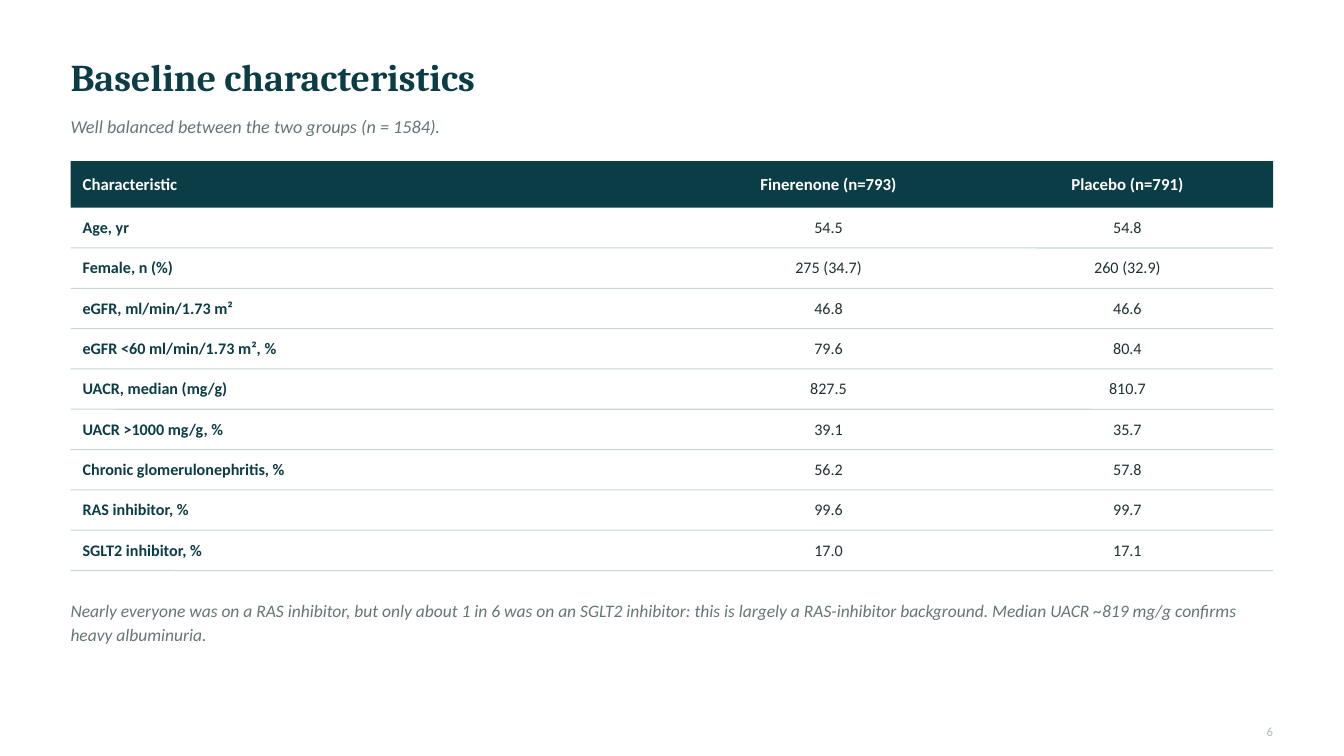
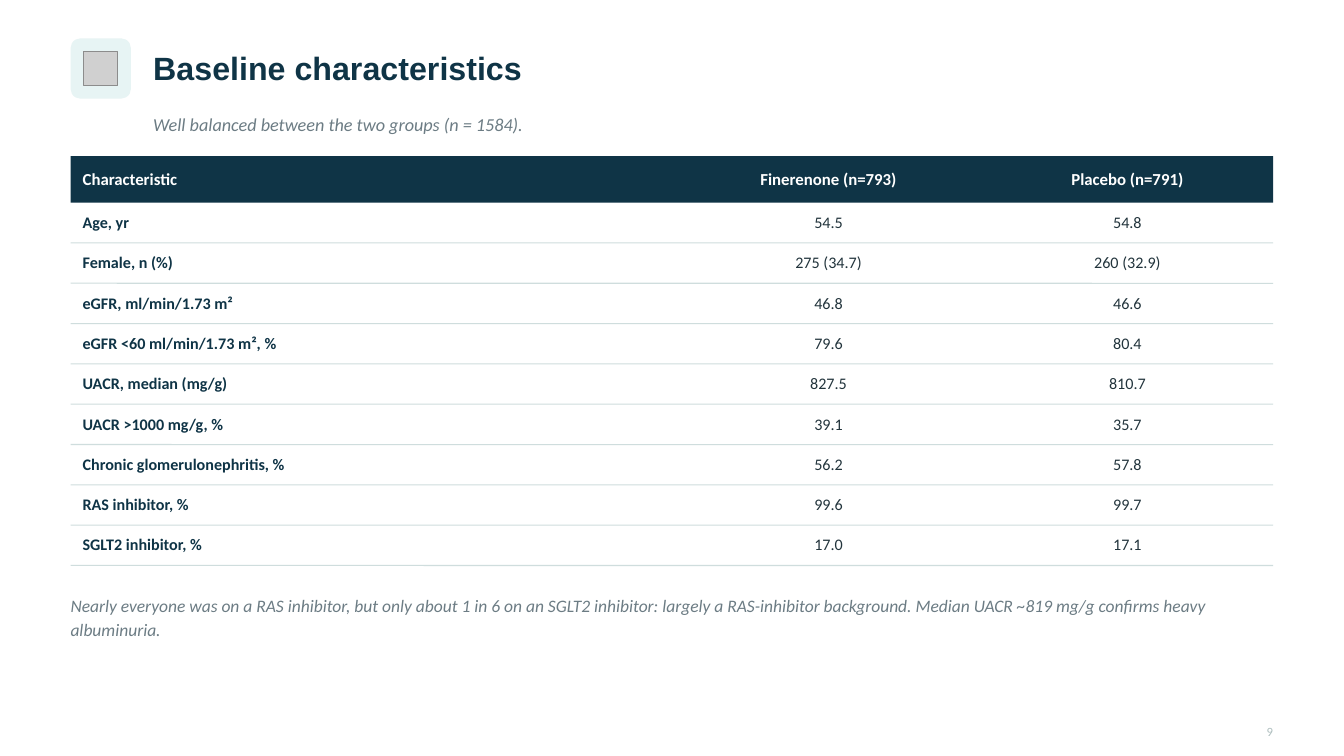
Before and after one commit to azbargarawan-sudo/clickwriting-landing, a slide deck: slide 9 of FIND-CKD.pptx (slide 6 before the commit). Drawn at 1344x756 pixels with LibreOffice and Linux fonts; fonts in the diff are those of the drawing; grey boxes stand for pictures. Boxes give left, top, right and bottom in pixels: in the first picture for what was removed or moved away, otherwise in the second. Text is boxed around its words. In the diff, an @@ line names an element or a change of style, - is before the commit and + after.

```diff
--- a/FIND-CKD.pptx
+++ b/FIND-CKD.pptx
@@ rounded rectangle added at [71, 38, 131, 99], fill #E7F4F4 @@
@@ picture added at [84, 51, 118, 86] @@
@@ text "Baseline characteristics": place and size @@
-text "Baseline characteristics" at [71, 64, 474, 92]
+text "Baseline characteristics" at [153, 56, 522, 81]
@@ text "Baseline characteristics" at [153, 56, 522, 81]: size 27 to 23 pt, font Cambria to Arial, text colour #0B3D46 to #0F3446 @@
@@ text "Well balanced between the two ...": place and size @@
-text "Well balanced between the two ..." at [71, 120, 440, 136]
+text "Well balanced between the two ..." at [153, 118, 523, 134]
@@ text "Well balanced between the two ..." at [153, 118, 523, 134]: text colour #667578 to #6C7C84 @@
@@ rectangle at [71, 156, 1273, 203]: fill #0B3D46 to #0F3446 @@
@@ line (71, 243) - (1273, 243): stroke #C9D6D6 0.75 pt to #CFDDDD 0.75 pt @@
@@ line (71, 283) - (1273, 283): stroke #C9D6D6 0.75 pt to #CFDDDD 0.75 pt @@
@@ line (71, 324) - (1273, 324): stroke #C9D6D6 0.75 pt to #CFDDDD 0.75 pt @@
@@ line (71, 364) - (1273, 364): stroke #C9D6D6 0.75 pt to #CFDDDD 0.75 pt @@
@@ text colour #0B3D46 to #0F3446 in 9 elements at [83, 296, 233, 311], [83, 217, 129, 231], [83, 256, 148, 270], [83, 336, 261, 351], [83, 418, 208, 433], [83, 458, 269, 473], [83, 498, 174, 512], [83, 538, 187, 552], [83, 377, 227, 392] @@
@@ text colour #203034 to #22343C in 18 elements at [814, 298, 843, 309], [1113, 298, 1142, 309], [814, 217, 843, 228], [1113, 217, 1142, 228], [795, 256, 861, 270], [1094, 256, 1160, 270], [814, 338, 843, 349], [1113, 338, 1142, 349], [814, 419, 843, 430], [1113, 419, 1142, 430], [814, 459, 843, 470], [1113, 459, 1142, 470], [814, 499, 843, 510], [1113, 499, 1142, 510], [814, 539, 843, 550], [1113, 539, 1142, 550], [810, 378, 847, 389], [1109, 378, 1146, 389] @@
@@ line (71, 404) - (1273, 404): stroke #C9D6D6 0.75 pt to #CFDDDD 0.75 pt @@
@@ line (71, 445) - (1273, 445): stroke #C9D6D6 0.75 pt to #CFDDDD 0.75 pt @@
@@ line (71, 485) - (1273, 485): stroke #C9D6D6 0.75 pt to #CFDDDD 0.75 pt @@
@@ line (71, 525) - (1273, 525): stroke #C9D6D6 0.75 pt to #CFDDDD 0.75 pt @@
@@ 9 lines, 3 texts, 1 rectangle: place and size @@
-9 lines, 3 texts, 1 rectangle at [71, 161, 1273, 571]
+9 lines, 3 texts, 1 rectangle at [71, 156, 1273, 566]
@@ line (71, 566) - (1273, 566): stroke #C9D6D6 0.75 pt to #CFDDDD 0.75 pt @@
@@ text at [71, 600, 1205, 636]: text changed; text colour #667578 to #6C7C84 @@
-Nearly everyone was on a RAS inhibitor, but only about 1 in 6 was on an SGLT2 inhibitor: this is largely a RAS-inhibitor background. Median UACR ~819 mg/g confirms heavy albuminuria.
+Nearly everyone was on a RAS inhibitor, but only about 1 in 6 on an SGLT2 inhibitor: largely a RAS-inhibitor background. Median UACR ~819 mg/g confirms heavy albuminuria.
@@ text at [1267, 728, 1273, 736]: text changed; text colour #AEB8B8 to #AEBEBE @@
-6
+9
```
Also in this commit, not shown: 16 other slides changed, 11 slides added.
